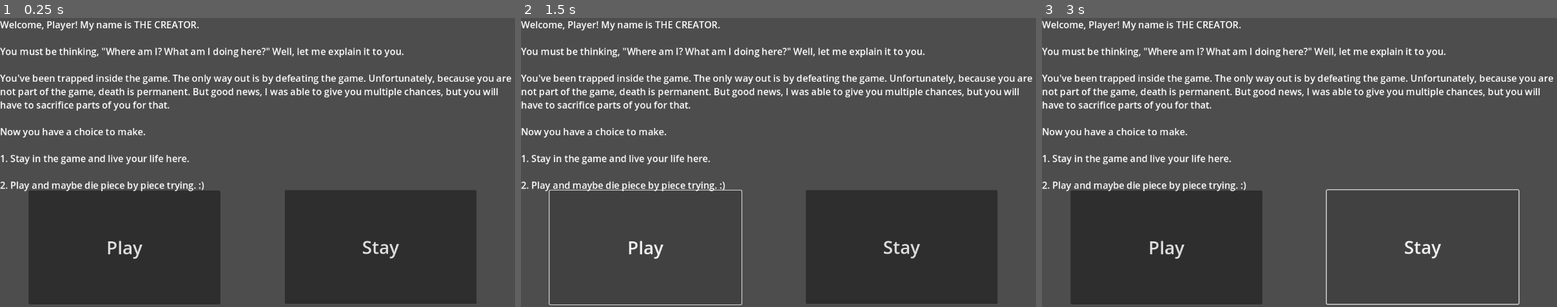
Above: before the commit, frames 1-3 (left to right).
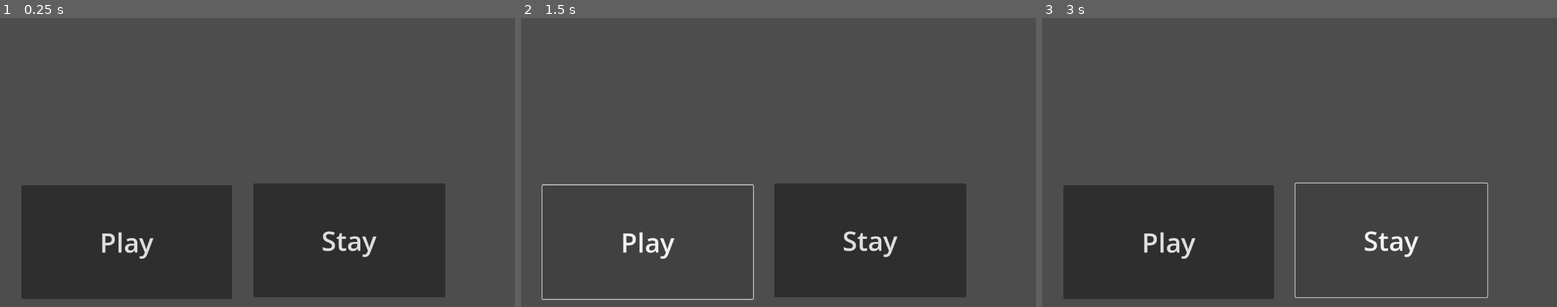
Above: after the commit, the same moments.

Repository: DarcoLard/new-game-project
Game: Godot game, scene res://main.tscn
The game is run twice, just before and just after one commit, with the same random seed, the same clock (stepped at 60 frames per second) and the same inputs.
Inputs:
- Up to frame 1 (0.25 s): no input
- Up to frame 2 (1.5 s): click "Stay" at 0.5 s; click "Play" at 1.25 s
- Up to frame 3 (3 s): click "Play" at 2 s; click "Stay" at 2.75 s

The runs differ from the first frame. In frame 1, 15% of the frame differs, in the area x 0-100%, y 1-100%; in frame 2, 13%; in frame 3, 9.3%.

Commit message:
Update main.tscn

Diff:
--- a/main.tscn
+++ b/main.tscn
@@ -1,37 +1,102 @@
-[gd_scene format=3 uid="uid://cqow47bch5ocs"]
+[gd_scene load_steps=4 format=3 uid="uid://cqow47bch5ocs"]
+
+[sub_resource type="Animation" id="Animation_ig7tw"]
+length = 20.0
+tracks/0/type = "value"
+tracks/0/imported = false
+tracks/0/enabled = true
+tracks/0/path = NodePath(".:visible_ratio")
+tracks/0/interp = 1
+tracks/0/loop_wrap = true
+tracks/0/keys = {
+"times": PackedFloat32Array(0, 20),
+"transitions": PackedFloat32Array(1, 1),
+"update": 0,
+"values": [0.0, 1.0]
+}
+
+[sub_resource type="Animation" id="Animation_7dm0k"]
+resource_name = "text appear"
+length = 20.0
+tracks/0/type = "value"
+tracks/0/imported = false
+tracks/0/enabled = true
+tracks/0/path = NodePath(".:visible_ratio")
+tracks/0/interp = 1
+tracks/0/loop_wrap = true
+tracks/0/keys = {
+"times": PackedFloat32Array(0, 20),
+"transitions": PackedFloat32Array(1, 1),
+"update": 0,
+"values": [0.0, 1.0]
+}
+
+[sub_resource type="AnimationLibrary" id="AnimationLibrary_0xm2m"]
+_data = {
+&"RESET": SubResource("Animation_ig7tw"),
+&"text appear": SubResource("Animation_7dm0k")
+}
 
 [node name="Main Menu" type="Node2D"]
 
-[node name="Play buton" type="Button" parent="."]
+[node name="Control" type="Control" parent="."]
+layout_mode = 3
+anchors_preset = 0
+offset_right = 1153.0
+offset_bottom = 647.0
+
+[node name="Play buton" type="Button" parent="Control"]
+layout_mode = 1
+anchors_preset = -1
+anchor_left = -0.013876843
+anchor_top = 0.17805257
+anchor_right = 0.02254987
+anchor_bottom = -0.01854714
 offset_left = 64.0
 offset_top = 386.8
 offset_right = 493.0
 offset_bottom = 641.8
-theme_override_font_sizes/font_size = 40
+theme_override_font_sizes/font_size = 60
 text = "Play"
 metadata/_edit_use_anchors_ = true
 
-[node name="Quit buton" type="Button" parent="."]
+[node name="Quit buton" type="Button" parent="Control"]
+layout_mode = 1
+anchors_preset = -1
+anchor_left = -0.05117086
+anchor_top = 0.1854714
+anchor_right = -0.060711186
+anchor_bottom = -0.023183925
 offset_left = 637.0
 offset_top = 386.0
 offset_right = 1066.0
 offset_bottom = 641.0
-theme_override_font_sizes/font_size = 40
+theme_override_font_sizes/font_size = 60
 text = "Stay"
 metadata/_edit_use_anchors_ = true
 
-[node name="RichTextLabel" type="RichTextLabel" parent="."]
+[node name="RichTextLabel" type="RichTextLabel" parent="Control"]
+layout_mode = 0
 offset_right = 1151.0
 offset_bottom = 479.0
-theme_override_font_sizes/normal_font_size = 21
+theme_override_font_sizes/normal_font_size = 25
 text = "Welcome, Player! My name is THE CREATOR.
 
 You must be thinking, \"Where am I? What am I doing here?\" Well, let me explain it to you.
 
-You've been trapped inside the game. The only way out is by defeating the game. Unfortunately, because you are not part of the game, death is permanent. But good news, I was able to give you multiple chances, but you will have to sacrifice parts of you for that.
+You've been trapped inside the game. The only way out is by defeating the game. Unfortunately, because you are not part of the game, death is permanent. Good news, I was able to give you multiple chances. Bad news, you will have to sacrifice parts of you for that.
 
 Now you have a choice to make.
 
 1. Stay in the game and live your life here.
 
-2. Play and maybe die piece by piece trying. :)"
+2. Play and with the possibility of dying piece by piece trying. :)"
+visible_characters = 0
+visible_characters_behavior = 1
+visible_ratio = 0.0
+
+[node name="AnimationPlayer" type="AnimationPlayer" parent="Control"]
+root_node = NodePath("../RichTextLabel")
+libraries = {
+&"": SubResource("AnimationLibrary_0xm2m")
+}
